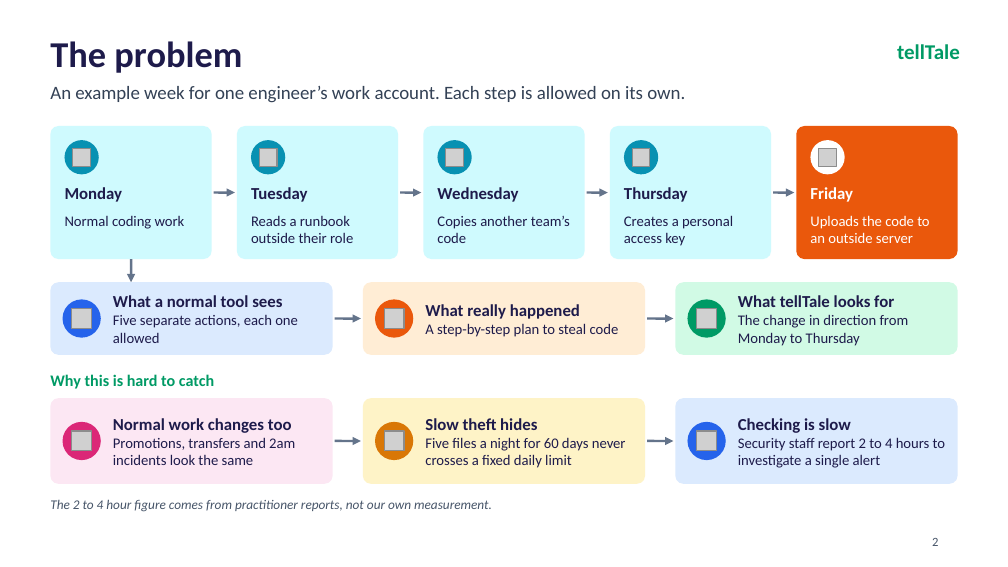
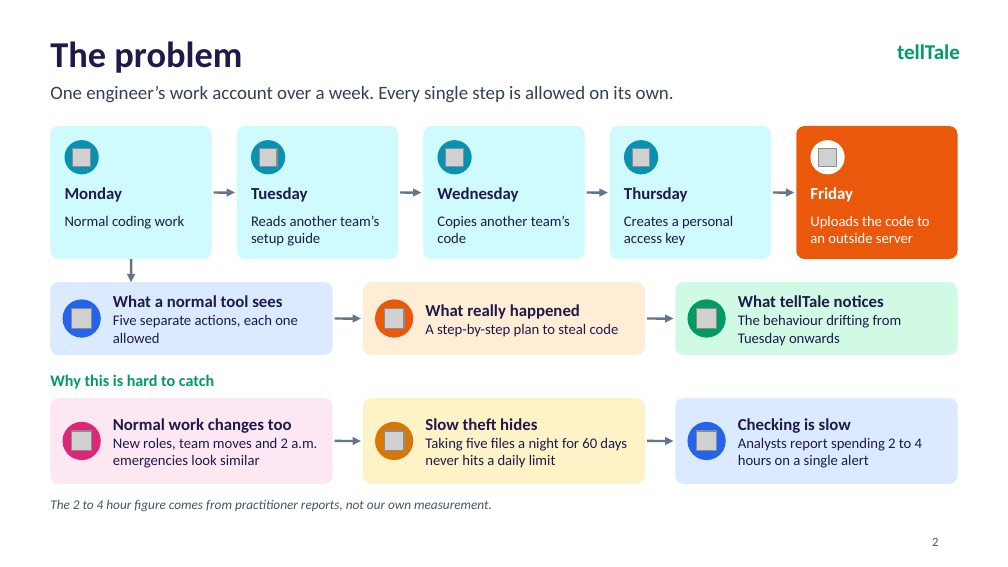
Before and after one commit to aaravgupta0202/telltale, a slide deck: slide 2 of tellTale_CyberForge_Deck.pptx. Drawn at 1008x567 pixels with LibreOffice and Linux fonts; fonts in the diff are those of the drawing; grey boxes stand for pictures; background and template pictures are left out. Boxes give left, top, right and bottom in pixels: in the first picture for what was removed or moved away, otherwise in the second. Text is boxed around its words. In the diff, an @@ line names an element or a change of style, - is before the commit and + after.

```diff
--- a/tellTale_CyberForge_Deck.pptx
+++ b/tellTale_CyberForge_Deck.pptx
@@ text at <box>50,86,674,103</box>: text changed @@
-An example week for one engineer’s work account. Each step is allowed on its own.
+One engineer’s work account over a week. Every single step is allowed on its own.
@@ text at <box>251,215,379,246</box>: text changed @@
-Reads a runbook outside their role
+Reads another team’s setup guide
@@ text at <box>738,295,902,346</box>: text changed @@
-What tellTale looks for
-The change in direction from Monday to Thursday
+What tellTale notices
+The behaviour drifting from Tuesday onwards
@@ text at <box>113,437,317,468</box>: text changed @@
-Promotions, transfers and 2am incidents look the same
+New roles, team moves and 2 a.m. emergencies look similar
@@ text at <box>425,437,627,468</box>: text changed @@
-Five files a night for 60 days never crosses a fixed daily limit
+Taking five files a night for 60 days never hits a daily limit
@@ text at <box>738,437,922,468</box>: text changed @@
-Security staff report 2 to 4 hours to investigate a single alert
+Analysts report spending 2 to 4 hours on a single alert
```
Also in this commit, not shown: 15 other slides changed, 1 slide removed.
